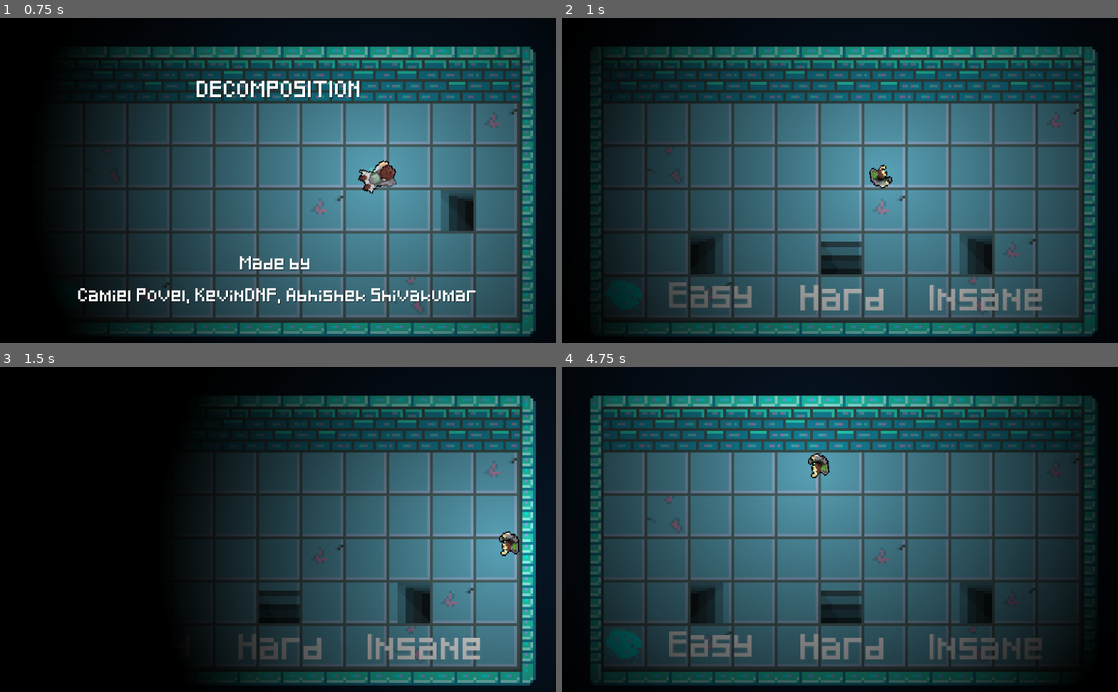
Above: before the commit, frames 1-4 (two rows, left to right).
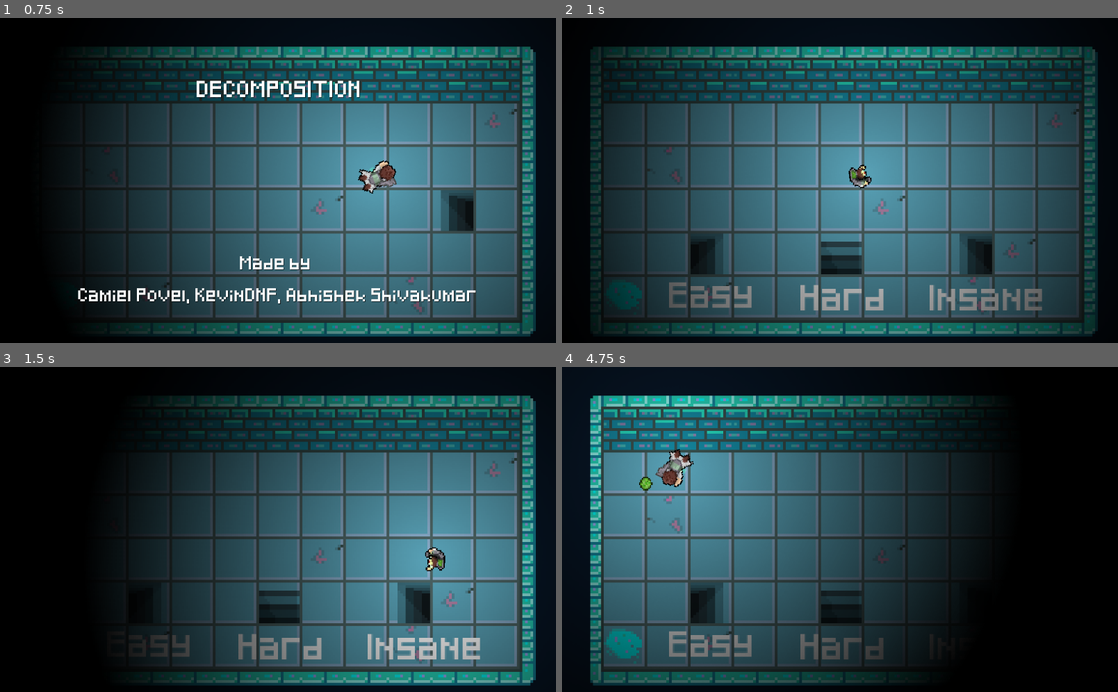
Above: after the commit, the same moments.

Repository: godofecht/Decomposition-Godofecht
Game: Godot game, scene res://MainScreen/MainScreen.tscn
Same seed, same stepped clock (60 frames per second), same inputs: the game is played once before the commit and once after it.
Inputs (mouse positions are in pixels of both pictures, inside the frame that each line leads up to):
- Up to frame 1 (0.75 s): tap Enter at 0.5 s; move the mouse to (400, 164) at 0.52 s; hold Right from 0.53 s (still down); hold Space from 0.53 s (still down)
- Up to frame 2 (1 s): keep holding Right; keep holding Space
- Up to frame 3 (1.5 s): move the mouse to (166, 545) at 1.27 s; release Right at 1.28 s; release Space at 1.28 s; hold Down from 1.28 s (still down); tap S (KEY_DOWN) at 1.35 s
- Up to frame 4 (4.75 s): tap Space at 1.52, 1.55, 1.82, 2.3, 3.02, 3.05, 3.32, 3.77, 3.8, 4.07, 4.52, 4.55 s; move the mouse to (895, 458) at 2.02 s; release Down at 2.03 s; hold Right 2.03-2.78 s; hold A (KEY_LEFT) 2.03-2.78 s; move the mouse to (812, 594) at 2.77 s; hold Up 2.78-3.53 s; tap D (KEY_RIGHT) at 2.85 s; move the mouse to (1006, 578) at 3.52 s; hold W (KEY_UP) 3.53-4.28 s; hold Left from 3.53 s (still down); move the mouse to (673, 480) at 4.27 s; click (673, 480) at 4.35 s

Frame 1 is identical in both runs. In frame 2, 0.4% of the frame differs, in the area x 51-60%, y 45-53%; in frame 3, 36%; in frame 4, 61%, in the area x 5-97%, y 8-99%.

Commit message:
fixed dash, fixed shoot

Diff:
--- a/Player/Player.gd
+++ b/Player/Player.gd
@@ -41,7 +41,7 @@
 
 var bCanDash = true
 var dashTimer = 0.0
-var dash_recovery_time = 0.2
+var dash_recovery_time = 0.5
 var isDashin = false
 var dash_multiplier = 2.7
 
@@ -156,6 +156,7 @@
 func dash():
 	print("dash")
 	if (isDashin): return
+	stopAbsorbing()
 	isDashin = true
 	AnimationState.travel("Dash")
 	OnDashSFX.play()
--- a/Player/Player.tscn
+++ b/Player/Player.tscn
@@ -43,8 +43,7 @@
 } ]
 }
 
-[sub_resource type="Animation" id=1]
-resource_name = "Shooting"
+[sub_resource type="Animation" id=2]
 length = 0.4
 tracks/0/type = "value"
 tracks/0/path = NodePath("SpriteNodes/Sprite:frame")
@@ -56,7 +55,7 @@
 "times": PoolRealArray( 0, 0.1, 0.2, 0.3 ),
 "transitions": PoolRealArray( 1, 1, 1, 1 ),
 "update": 1,
-"values": [ 0, 1, 4, 0 ]
+"values": [ 4, 5, 1, 0 ]
 }
 tracks/1/type = "method"
 tracks/1/path = NodePath(".")
@@ -65,7 +64,7 @@
 tracks/1/imported = false
 tracks/1/enabled = true
 tracks/1/keys = {
-"times": PoolRealArray( 0.3 ),
+"times": PoolRealArray( 0.2 ),
 "transitions": PoolRealArray( 1 ),
 "values": [ {
 "args": [  ],
@@ -73,8 +72,7 @@
 } ]
 }
 
-[sub_resource type="Animation" id=2]
-resource_name = "Suction"
+[sub_resource type="Animation" id=3]
 length = 0.2
 loop = true
 tracks/0/type = "value"
@@ -90,8 +88,7 @@
 "values": [ 4, 5 ]
 }
 
-[sub_resource type="Animation" id=3]
-resource_name = "Walking"
+[sub_resource type="Animation" id=4]
 length = 0.2
 loop = true
 tracks/0/type = "value"
@@ -107,67 +104,67 @@
 "values": [ 0, 1 ]
 }
 
-[sub_resource type="AnimationNodeAnimation" id=19]
+[sub_resource type="AnimationNodeAnimation" id=5]
 animation = "Dash"
 
-[sub_resource type="AnimationNodeAnimation" id=4]
+[sub_resource type="AnimationNodeAnimation" id=6]
 animation = "Shooting"
 
-[sub_resource type="AnimationNodeAnimation" id=5]
+[sub_resource type="AnimationNodeAnimation" id=7]
 animation = "Suction"
 
-[sub_resource type="AnimationNodeAnimation" id=6]
+[sub_resource type="AnimationNodeAnimation" id=8]
 animation = "Walking"
 
-[sub_resource type="AnimationNodeStateMachineTransition" id=7]
-
-[sub_resource type="AnimationNodeStateMachineTransition" id=8]
-
 [sub_resource type="AnimationNodeStateMachineTransition" id=9]
 
 [sub_resource type="AnimationNodeStateMachineTransition" id=10]
 
-[sub_resource type="AnimationNodeStateMachineTransition" id=20]
-
-[sub_resource type="AnimationNodeStateMachineTransition" id=21]
-
-[sub_resource type="AnimationNodeStateMachineTransition" id=22]
-
-[sub_resource type="AnimationNodeStateMachineTransition" id=23]
-
-[sub_resource type="AnimationNodeStateMachineTransition" id=24]
-
-[sub_resource type="AnimationNodeStateMachineTransition" id=25]
-
-[sub_resource type="AnimationNodeStateMachine" id=11]
-states/Dash/node = SubResource( 19 )
+[sub_resource type="AnimationNodeStateMachineTransition" id=11]
+
+[sub_resource type="AnimationNodeStateMachineTransition" id=12]
+
+[sub_resource type="AnimationNodeStateMachineTransition" id=13]
+
+[sub_resource type="AnimationNodeStateMachineTransition" id=14]
+
+[sub_resource type="AnimationNodeStateMachineTransition" id=15]
+
+[sub_resource type="AnimationNodeStateMachineTransition" id=16]
+
+[sub_resource type="AnimationNodeStateMachineTransition" id=17]
+
+[sub_resource type="AnimationNodeStateMachineTransition" id=18]
+
+[sub_resource type="AnimationNodeStateMachine" id=19]
+states/Dash/node = SubResource( 5 )
 states/Dash/position = Vector2( 567, 145 )
-states/Shooting/node = SubResource( 4 )
+states/Shooting/node = SubResource( 6 )
 states/Shooting/position = Vector2( 391, 174 )
-states/Suction/node = SubResource( 5 )
+states/Suction/node = SubResource( 7 )
 states/Suction/position = Vector2( 537, 77 )
-states/Walking/node = SubResource( 6 )
+states/Walking/node = SubResource( 8 )
 states/Walking/position = Vector2( 283, 77 )
-transitions = [ "Walking", "Suction", SubResource( 7 ), "Suction", "Walking", SubResource( 8 ), "Walking", "Shooting", SubResource( 9 ), "Shooting", "Walking", SubResource( 10 ), "Walking", "Dash", SubResource( 20 ), "Dash", "Walking", SubResource( 21 ), "Shooting", "Dash", SubResource( 22 ), "Suction", "Dash", SubResource( 23 ), "Dash", "Suction", SubResource( 24 ), "Dash", "Shooting", SubResource( 25 ) ]
+transitions = [ "Walking", "Suction", SubResource( 9 ), "Suction", "Walking", SubResource( 10 ), "Walking", "Shooting", SubResource( 11 ), "Shooting", "Walking", SubResource( 12 ), "Walking", "Dash", SubResource( 13 ), "Dash", "Walking", SubResource( 14 ), "Shooting", "Dash", SubResource( 15 ), "Suction", "Dash", SubResource( 16 ), "Dash", "Suction", SubResource( 17 ), "Dash", "Shooting", SubResource( 18 ) ]
 start_node = "Walking"
 graph_offset = Vector2( -1, 29 )
 
-[sub_resource type="AnimationNodeStateMachinePlayback" id=12]
-
-[sub_resource type="CircleShape2D" id=13]
+[sub_resource type="AnimationNodeStateMachinePlayback" id=20]
+
+[sub_resource type="CircleShape2D" id=21]
 radius = 9.03929
 
-[sub_resource type="ConvexPolygonShape2D" id=14]
+[sub_resource type="ConvexPolygonShape2D" id=22]
 points = PoolVector2Array( -10, 0, 10, 0, 0, -25 )
 
-[sub_resource type="Gradient" id=15]
+[sub_resource type="Gradient" id=23]
 offsets = PoolRealArray( 0, 0 )
 colors = PoolColorArray( 0, 1, 0.0392157, 0, 0.0617676, 0.988281, 0.508729, 1 )
 
-[sub_resource type="OccluderPolygon2D" id=16]
+[sub_resource type="OccluderPolygon2D" id=24]
 polygon = PoolVector2Array( -7.62039, 2.12623, 6.5433, 2.77847, 4.33739, -1.63334, -7.73889, -0.954703 )
 
-[sub_resource type="CircleShape2D" id=17]
+[sub_resource type="CircleShape2D" id=25]
 radius = 9.09767
 
 [node name="Player" type="KinematicBody2D"]
@@ -181,23 +178,22 @@
 texture = ExtResource( 1 )
 vframes = 3
 hframes = 2
-frame = 1
 
 [node name="AnimationPlayer" type="AnimationPlayer" parent="SpriteNodes"]
 root_node = NodePath("../..")
-anims/Dash = SubResource( 18 )
-anims/Shooting = SubResource( 1 )
-anims/Suction = SubResource( 2 )
-anims/Walking = SubResource( 3 )
+anims/Dash = SubResource( 1 )
+anims/Shooting = SubResource( 2 )
+anims/Suction = SubResource( 3 )
+anims/Walking = SubResource( 4 )
 
 [node name="AnimationTree" type="AnimationTree" parent="SpriteNodes"]
-tree_root = SubResource( 11 )
+tree_root = SubResource( 19 )
 anim_player = NodePath("../AnimationPlayer")
-parameters/playback = SubResource( 12 )
+parameters/playback = SubResource( 20 )
 
 [node name="Collision" type="CollisionShape2D" parent="."]
 position = Vector2( 0.358982, 2.06413 )
-shape = SubResource( 13 )
+shape = SubResource( 21 )
 
 [node name="AbsorbArea" type="Area2D" parent="."]
 collision_layer = 0
--- a/project.godot
+++ b/project.godot
@@ -22,6 +22,10 @@
 [autoload]
 
 Global="*res://global.gd"
+
+[display]
+
+window/size/fullscreen=true
 
 [importer_defaults]
 
Not shown: 7 places in Player/Player.tscn that only renumber resources
